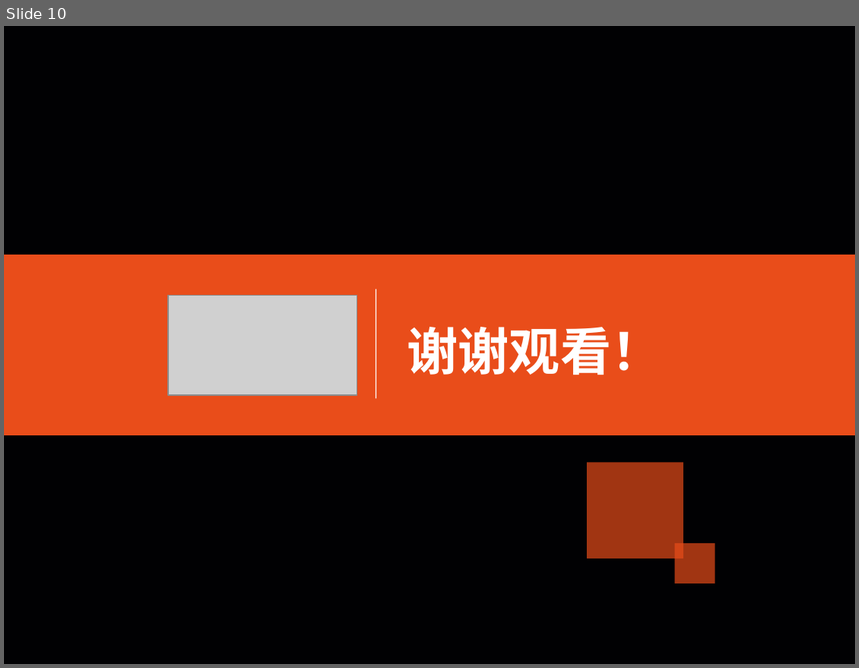
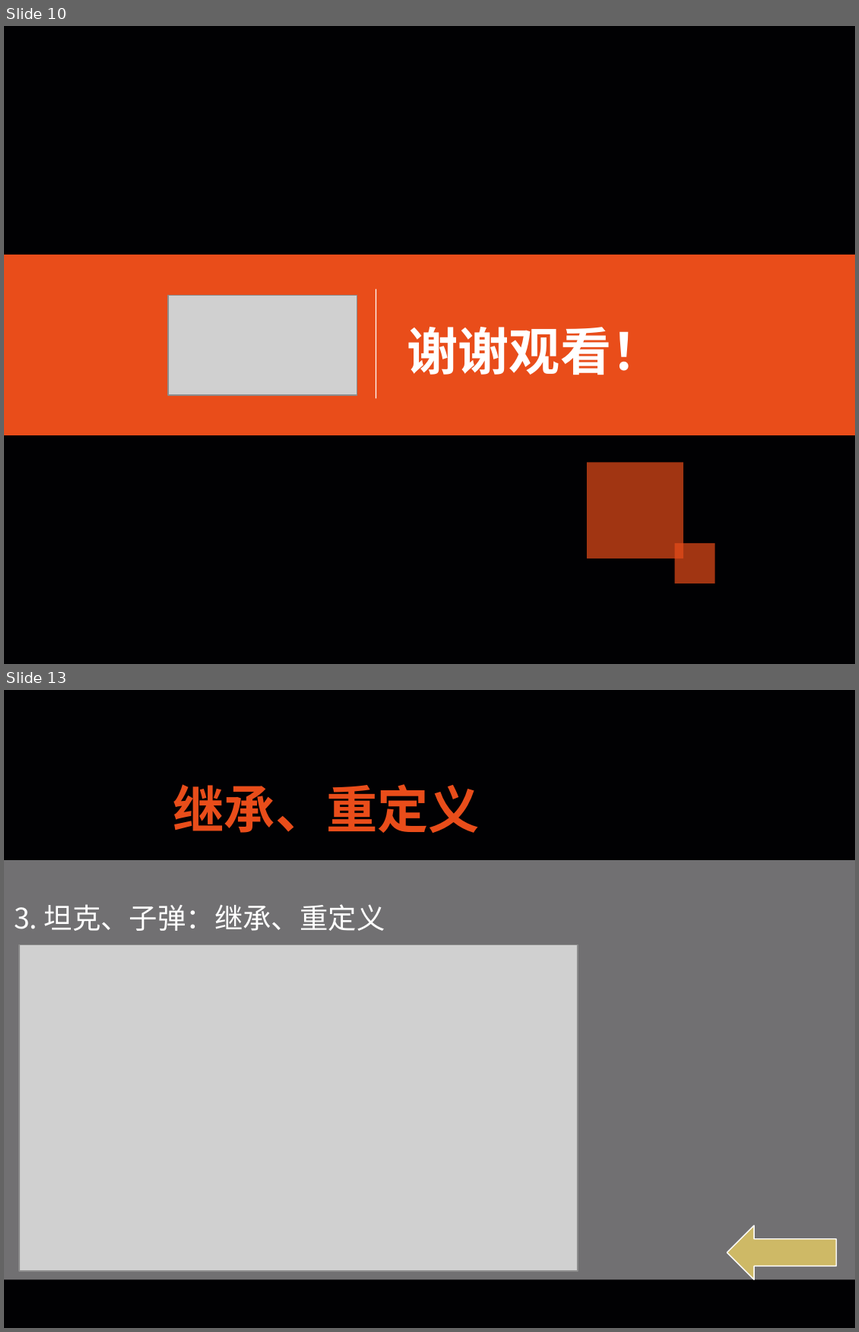
Before and after one commit to CO0kie-SH/2009_15PB_Tanker_CPP, a slide deck: 2009_15PB_Tanker_CPP.pptx. Shown one above the other, each under a label of ours: slide 10 before the commit, slides 10 and 13 after it; the slides between them are not shown. The pictures are 859x668 and 859x1332 pixels, drawn with LibreOffice and Linux fonts; fonts in the diff are those of the drawing; grey boxes stand for pictures. Boxes give left, top, right and bottom in pixels: in the first picture for what was removed or moved away, otherwise in the second. Text is boxed around its words. In the diff, an @@ line names an element or a change of style, - is before the commit and + after.

```diff
--- a/2009_15PB_Tanker_CPP.pptx
+++ b/2009_15PB_Tanker_CPP.pptx
@@ slide 13 added at box(4, 690, 855, 1328), background #010103 @@
@@ ellipse added at box(59, 731, 767, 885), 36 pt, text #E94D1A, bold @@
+继承、重定义
@@ rectangle added at box(4, 861, 855, 1281), fill #E1E0E2 at 50% opacity, 20 pt, text #FFFFFF @@
+3. 坦克、子弹：继承、重定义
@@ picture added at box(19, 945, 579, 1272) @@
@@ left arrow added at box(728, 1227, 837, 1281), fill #CEB966, outline #FFFFFF 0.75 pt @@
```
Also in this commit, not shown: 1 slide changed, 2 other slides added, 9 other files.
